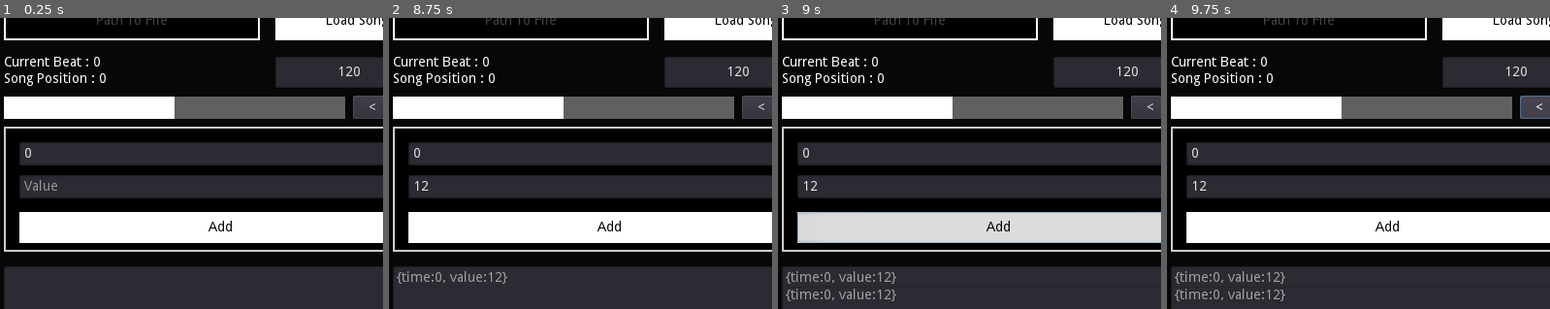
Above: before the commit, frames 1-4 (left to right).
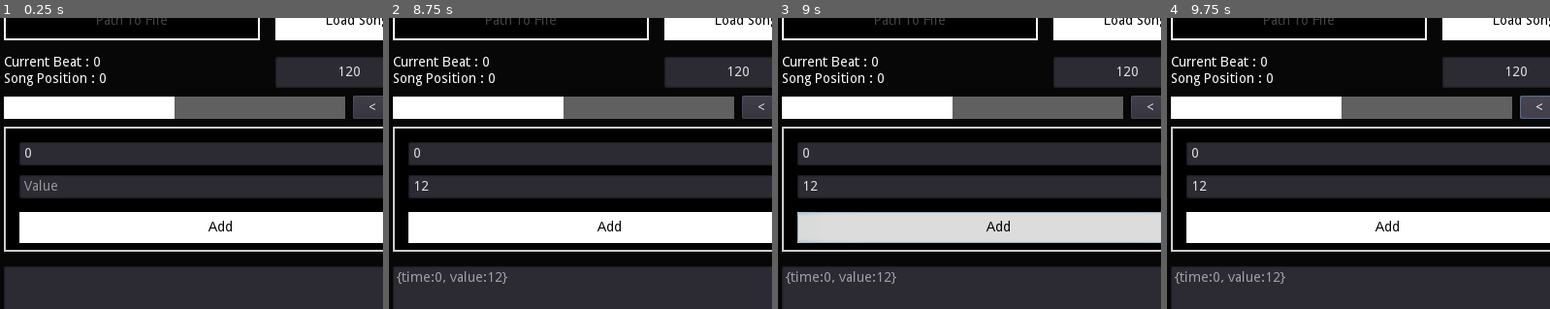
Above: after the commit, the same moments.

Repository: komdog/Neos-AnimJ-Track-Generator
Game: Godot game, scene res://Main.tscn
Same seed, same stepped clock (60 frames per second), same inputs: the game is played once before the commit and once after it.
Inputs (mouse positions are % of the whole screen's width and height, from its top left):
- Up to frame 1 (0.25 s): no input
- Up to frame 2 (8.75 s): click (22, 5) at 0.52 s; type "12" at 0.6 s; click (23, 10) at 0.75 s; type "12" at 0.83 s; click (21, 15) at 0.98 s; type "12" at 1.07 s; click (23, 19) at 1.27 s; type "12" at 1.35 s; click (70, 34) at 1.5 s; type "12" at 1.58 s; click "Add" at 2 s; click "Play" at 2.75 s; click "Play" at 3.5 s; click "Generate" at 4.25 s; click "Stop" at 5 s; click "<" at 5.75 s; click ">" at 6.5 s; click "Generate" at 7.25 s; click "Stop" at 8 s
- Up to frame 3 (9 s): click "Add" at 8.75 s
- Up to frame 4 (9.75 s): click "<" at 9.5 s
The pictures show only the part of the screen within x 41-91%, y 5-55%; the shares and areas given below are measured in that part.

Frames 1-2 are identical in both runs. In frame 3, 0.4% of the frame differs, in the area x 2-31%, y 93-98%; in frame 4, 0.4%.

Commit message:
Fixed keyframe spamming

Diff:
--- a/Writer.gd
+++ b/Writer.gd
@@ -4,12 +4,17 @@
 onready var frame_list = get_parent().get_node('FrameList')
 
 func _on_Add_button_up():
+
 	if $Beat.value < 0 : return
 	if $Value.text.empty() : return
 
 	print('Writing keyframe')
 
 	var seconds = $Beat.value * (60.0/Data.bpm)
+
+	for keyframe in Data.keyframes:
+		if keyframe['time'] == seconds:
+			return print("Keyframe already assigned")
 
 	Data.keyframes.append(
 		{
@@ -33,7 +38,14 @@
 			key_assigned(2)
 
 func key_assigned(value):
+
+
 	var seconds = Data.current_beat * (60.0/Data.bpm)
+
+	for keyframe in Data.keyframes:
+		if keyframe['time'] == seconds:
+			return print("Keyframe already assigned")
+
 
 	Data.keyframes.append(
 		{
